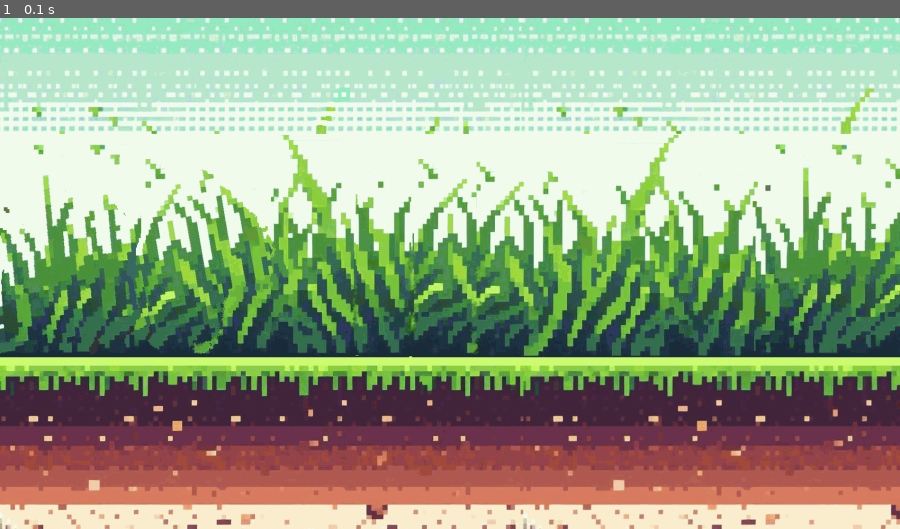
Above: before the commit, frame 1.
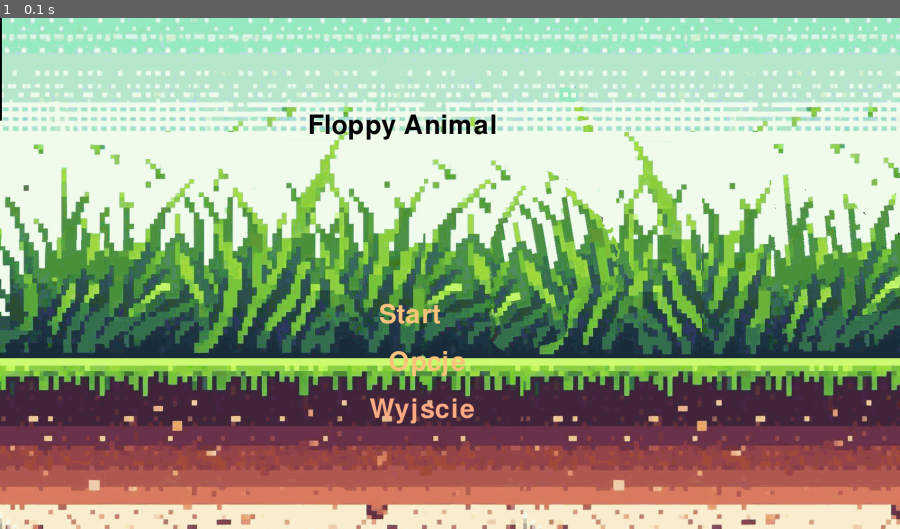
Above: after the commit, the same moment.

Repository: Juku02/Flappy-Animal
Game: pygame game, started from floppy_animal/__main__.py
The game is run twice, just before and just after one commit, with the same random seed, the same clock (stepped at 60 frames per second) and the same inputs.
Inputs:
- Up to frame 1 (0.1 s): no input

The runs differ from the first frame. In frame 1, 28% of the frame differs, in the area x 0-100%, y 0-80%.

Commit message:
prepare main manu screen

Diff:
--- a/floppy_animal/core/__init__.py
+++ b/floppy_animal/core/__init__.py
@@ -3,3 +3,4 @@
 from .utils import *
 from .runner import Runner, Clock
 from .display import Window, Scene
+from .commons import *
--- /dev/null
+++ b/floppy_animal/core/commons.py
@@ -0,0 +1 @@
+import os
--- a/floppy_animal/core/display/scene.py
+++ b/floppy_animal/core/display/scene.py
@@ -1,15 +1,26 @@
+from floppy_animal.core.wrapper import PyGameWrapper
 
 class Scene:
-    def __init__(self, name) -> None:
+    def __init__(self, name,window) -> None:
         self.name = name
+        self.window = window
+        self.font = None
+        self.background = "background1.png"
 
-    @staticmethod
-    def scene_template(window):
-        window.set_background(image="floppy_animal/image/background1.png")
-        window.flip()
-        window.set_background(image="floppy_animal/image/background2.png")
-        window.flip()
+    def add_background(self):
+        self.window.set_background(image=self.background)
 
-    def init_scene(self,window) -> None:
-        if(self.name == 'welcome'):
-            Scene.scene_template(window)
+
+    def write_textbox(self,text,antialiasing, color, location):
+        text_surf = self.font.render(text, antialiasing, color)
+        self.window.blit(text_surf, location)
+
+    def run_scene(self) -> None:
+        # self.animate_background()
+        if self.name == "welcome":
+            self.add_background()
+            self.font = PyGameWrapper.set_font('pixelfy',82)
+            self.write_textbox("Floppy Animal", True, (0, 0, 0), (650,200))
+            self.write_textbox("Start", True, (255, 196, 126), (800,600))
+            self.write_textbox("Opcje", True, (255, 196, 126), (820,700))
+            self.write_textbox("Wyjscie", True,(255, 173, 132), (780,800))
--- a/floppy_animal/core/display/window.py
+++ b/floppy_animal/core/display/window.py
@@ -1,18 +1,25 @@
 from floppy_animal.core.wrapper import PyGameWrapper
+from floppy_animal.core.commons import os
 
 class Window:
     def __init__(self, width, heigth) -> None:
         self.width = width
         self.heigth = heigth
-        self.display = PyGameWrapper.display_set_mode(self.width, self.heigth)
+        self.window = PyGameWrapper.display_set_mode(self.width, self.heigth)
+
+    def update(self):
+        PyGameWrapper.update()
 
     def flip(self):
         PyGameWrapper.display_flip()
 
+    def blit(self, surface, location):
+        self.window.blit(surface, location)
+
     def set_background(self, color=None, image=None):
         if color is not None:
-            self.display.fill(color)
+            self.window.fill(color)
 
         elif image is not None:
-            bg = PyGameWrapper.bg_image_load(image)
-            self.display.blit(bg,(0,0))
+            bg = PyGameWrapper.bg_image_load(os.path.join("floppy_animal/image", image))
+            self.window.blit(bg,(0,0))
--- a/floppy_animal/core/runner/game.py
+++ b/floppy_animal/core/runner/game.py
@@ -9,18 +9,25 @@
         self.window: Window = Window(1900, 1080)
         self.clock: Clock = Clock()
         self.handler: Handler = Handler()
-        self.running:bool = True
-        self.welcome_screen = Scene("welcome")
+        self.running:bool = None
+        self.welcome_screen = None
+
+    def initiation(self):
+        self.running = True
+        self.welcome_screen = Scene("welcome", self.window)
+        self.welcome_screen.run_scene()
+
 
     def start(self) -> None:
+        self.initiation()
         while self.running:
             if self.handler.quit_event():
                 self.running = False
 
-            self.welcome_screen.init_scene(self.window)
 
 
             self.clock.tick(60)
+            self.window.update()
 
     def stop(self) -> None:
         PyGameWrapper.close()
--- a/floppy_animal/core/wrapper/pygame_wrapper.py
+++ b/floppy_animal/core/wrapper/pygame_wrapper.py
@@ -13,6 +13,10 @@
     @staticmethod
     def close() -> None:
         pygame.quit()
+
+    @staticmethod
+    def update() -> None:
+        pygame.display.update()
 
     @staticmethod
     def display_set_mode(width, heigth):
@@ -36,6 +40,7 @@
 
     @staticmethod
     def set_font(font, font_size, use_freetype=False):
+        pygame.font.init()
         if use_freetype is False:
             return pygame.font.SysFont(font, font_size)
         else:
Binary file added: floppy_animal/fonts/Pixelfy.ttf
Binary file removed: floppy_animal/image/background.jpg
Binary file changed: floppy_animal/image/background1.png
